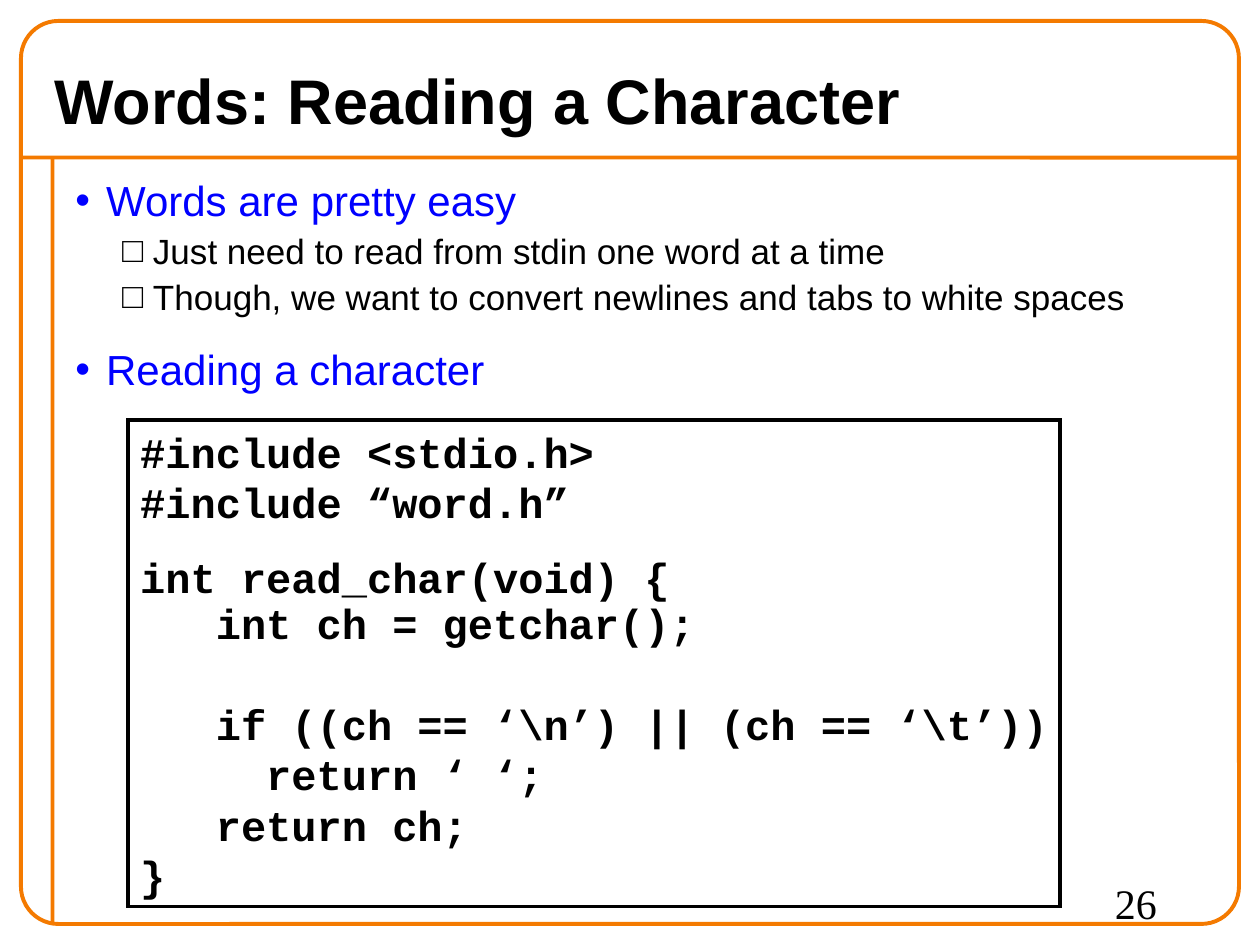
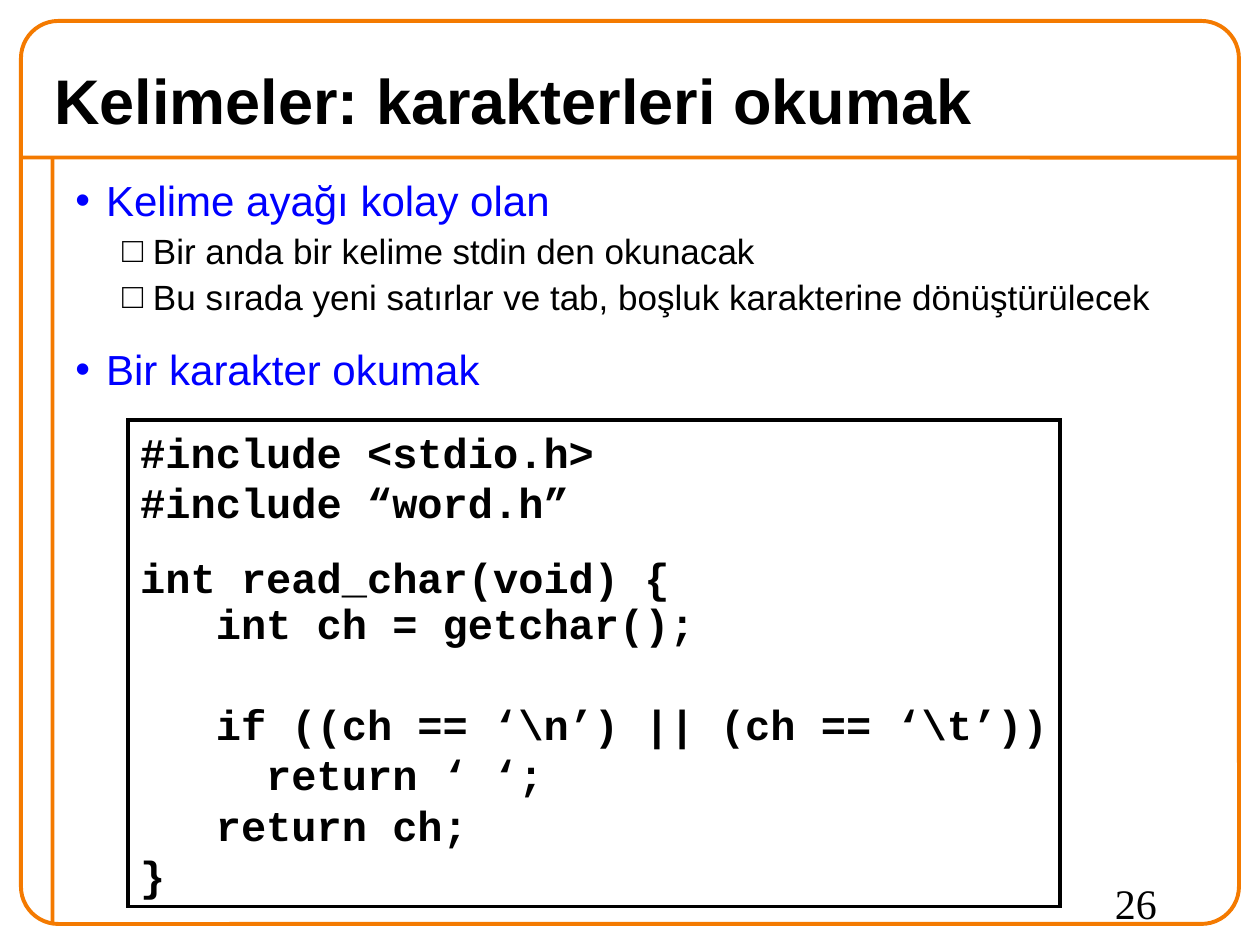
Before and after one commit to 19ceng/ceng201pro, a slide deck: slide 26 of 04mod.odp. Drawn at 1260x945 pixels with LibreOffice and Linux fonts; fonts in the diff are those of the drawing; background and template pictures are left out. Boxes give left, top, right and bottom in pixels: in the first picture for what was removed or moved away, otherwise in the second. Text is boxed around its words. In the diff, an @@ line names an element or a change of style, - is before the commit and + after.

```diff
--- a/04mod.odp
+++ b/04mod.odp
@@ title at (x1=54, y1=78, x2=971, y2=125): text changed @@
-Words: Reading a Character
+Kelimeler: karakterleri okumak
@@ text at (x1=106, y1=185, x2=1150, y2=386): text changed @@
-• Words are pretty easy
-  □ Just need to read from stdin one word at a time
-  □ Though, we want to convert newlines and tabs to white spaces
-• Reading a character
+• Kelime ayağı kolay olan
+  □ Bir anda bir kelime stdin den okunacak
+  □ Bu sırada yeni satırlar ve tab, boşluk karakterine dönüştürülecek
+• Bir karakter okumak
```
Also in this commit, not shown: 22 other slides changed, 13 slides added, 13 slides removed, 4 other files.
